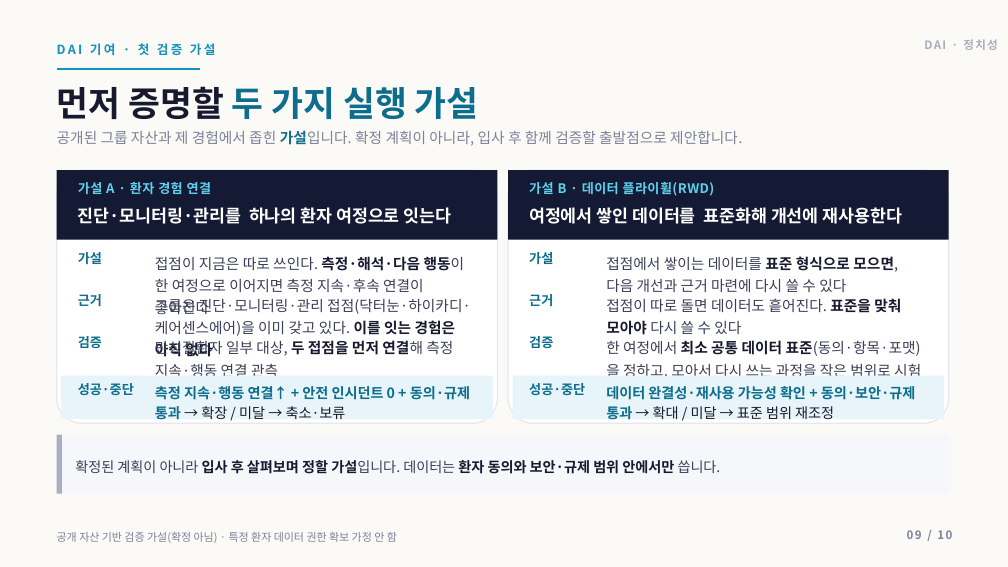
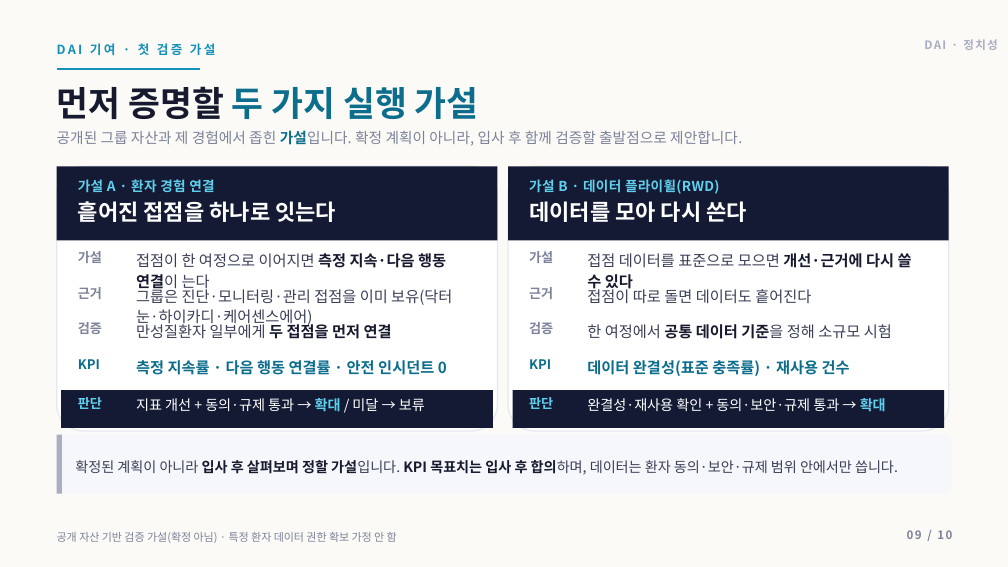
Before and after one commit to insightjung27/dai-healthcare-pt-deck-2, a slide deck: slide 9 of 정치성_DAI_AI헬스케어플랫폼팀장_면접PT.pptx. Drawn at 1008x567 pixels with LibreOffice and Linux fonts; fonts in the diff are those of the drawing. Boxes give left, top, right and bottom in pixels: in the first picture for what was removed or moved away, otherwise in the second. Text is boxed around its words. In the diff, an @@ line names an element or a change of style, - is before the commit and + after.

```diff
--- a/정치성_DAI_AI헬스케어플랫폼팀장_면접PT.pptx
+++ b/정치성_DAI_AI헬스케어플랫폼팀장_면접PT.pptx
@@ rectangle: place and size @@
-rectangle at box(57, 170, 498, 240)
+rectangle at box(57, 166, 498, 240)
@@ rounded rectangle: place and size @@
-rounded rectangle at box(57, 170, 498, 423)
+rounded rectangle at box(57, 166, 498, 431)
@@ text at box(78, 179, 214, 192): size 12.5 to 13 pt, letter spacing 0.4 to 0.3 pt in "가설 A · 환자 경험 연결" @@
@@ rectangle: place and size @@
-rectangle at box(508, 170, 949, 240)
+rectangle at box(508, 166, 949, 240)
@@ rounded rectangle: place and size @@
-rounded rectangle at box(508, 170, 949, 423)
+rounded rectangle at box(508, 166, 949, 431)
@@ text at box(529, 179, 719, 194): size 12.5 to 13 pt, letter spacing 0.4 to 0.3 pt in "가설 B · 데이터 플라이휠(RWD)" @@
@@ text at box(78, 201, 336, 222): text changed; size 16.5 to 21 pt @@
-진단·모니터링·관리를 하나의 환자 여정으로 잇는다
+흩어진 접점을 하나로 잇는다
@@ text at box(529, 201, 747, 222): text changed; size 16.5 to 21 pt @@
-여정에서 쌓인 데이터를 표준화해 개선에 재사용한다
+데이터를 모아 다시 쓴다
@@ text at box(136, 253, 446, 292): text changed; size 14 to 14.5 pt @@
-접점이 지금은 따로 쓰인다. 측정·해석·다음 행동이 한 여정으로 이어지면 측정 지속·후속 연결이 좋아진다
+접점이 한 여정으로 이어지면 측정 지속·다음 행동 연결이 는다
@@ text at box(587, 251, 912, 292): text changed; size 14 to 14.5 pt @@
-접점에서 쌓이는 데이터를 표준 형식으로 모으면, 다음 개선과 근거 마련에 다시 쓸 수 있다
+접점 데이터를 표준으로 모으면 개선·근거에 다시 쓸 수 있다
@@ text "근거": place and size @@
-text "근거" at box(78, 294, 102, 307)
+text "근거" at box(78, 287, 102, 299)
@@ text at box(136, 287, 452, 327): text changed; size 14 to 14.5 pt @@
-그룹은 진단·모니터링·관리 접점(닥터눈·하이카디·케어센스에어)을 이미 갖고 있다. 이를 잇는 경험은 아직 없다
+그룹은 진단·모니터링·관리 접점을 이미 보유(닥터눈·하이카디·케어센스에어)
@@ text "근거": place and size @@
-text "근거" at box(529, 294, 553, 306)
+text "근거" at box(529, 287, 553, 299)
@@ text at box(587, 287, 811, 303): text changed; size 14 to 14.5 pt @@
-접점이 따로 돌면 데이터도 흩어진다. 표준을 맞춰 모아야 다시 쓸 수 있다
+접점이 따로 돌면 데이터도 흩어진다
@@ text "검증": place and size @@
-text "검증" at box(78, 336, 102, 348)
+text "검증" at box(78, 322, 102, 334)
@@ text at box(136, 322, 392, 339): text changed; size 14 to 14.5 pt @@
-만성질환자 일부 대상, 두 접점을 먼저 연결해 측정 지속·행동 연결 관측
+만성질환자 일부에게 두 접점을 먼저 연결
@@ text colour #0C6D8C to #7C8299 in 6 elements at box(78, 251, 102, 263), box(529, 251, 553, 263), box(78, 287, 102, 299), box(529, 287, 553, 299), box(78, 322, 102, 334), box(529, 322, 553, 334) @@
@@ text "검증": place and size @@
-text "검증" at box(529, 336, 553, 348)
+text "검증" at box(529, 322, 553, 334)
@@ text at box(587, 324, 892, 339): text changed; size 14 to 14.5 pt @@
-한 여정에서 최소 공통 데이터 표준(동의·항목·포맷)을 정하고, 모아서 다시 쓰는 과정을 작은 범위로 시험
+한 여정에서 공통 데이터 기준을 정해 소규모 시험
@@ text added at box(78, 359, 100, 369), 12.5 pt, text #0C6D8C, bold @@
+KPI
@@ text added at box(529, 359, 551, 369), 12.5 pt, text #0C6D8C, bold @@
+KPI
@@ text at box(136, 360, 447, 375): text changed; size 13.5 to 14.5 pt @@
-측정 지속·행동 연결↑ + 안전 인시던트 0 + 동의·규제 통과 → 확장 / 미달 → 축소·보류
+측정 지속률 · 다음 행동 연결률 · 안전 인시던트 0
@@ text added at box(587, 360, 850, 376), 14.5 pt, text #0C6D8C, bold @@
+데이터 완결성(표준 충족률) · 재사용 건수
@@ rectangle: place and size @@
-rectangle at box(61, 376, 493, 419)
+rectangle at box(61, 390, 493, 428)
@@ rectangle at box(61, 390, 493, 428): fill #E7F4F9 to #141A33 @@
@@ text at box(78, 397, 102, 409): text changed; text colour #0C6D8C to #5FD0EE @@
-성공·중단
+판단
@@ text added at box(136, 398, 425, 412), 13.5 pt, text #FFFFFF @@
+지표 개선 + 동의·규제 통과 → 확대 / 미달 → 보류
@@ rectangle at box(513, 390, 944, 428): fill #E7F4F9 to #141A33 @@
@@ rectangle: place and size @@
-rectangle at box(513, 376, 944, 419)
+rectangle at box(513, 390, 944, 428)
@@ text at box(529, 397, 553, 409): text changed; text colour #0C6D8C to #5FD0EE @@
-성공·중단
+판단
@@ text at box(587, 398, 886, 412): text changed; text colour #0C6D8C to #FFFFFF; bold off @@
-데이터 완결성·재사용 가능성 확인 + 동의·보안·규제 통과 → 확대 / 미달 → 표준 범위 재조정
+완결성·재사용 확인 + 동의·보안·규제 통과 → 확대
@@ rounded rectangle "확정된 계획이 아니라 입사 후 ...": place and size @@
-rounded rectangle "확정된 계획이 아니라 입사 후 ..." at box(75, 460, 721, 474)
+rounded rectangle "확정된 계획이 아니라 입사 후 ..." at box(57, 435, 951, 494)
@@ text in rounded rectangle at box(75, 460, 898, 475): text changed; text colour #171A2E to #3A3F57; bold off @@
-확정된 계획이 아니라 입사 후 살펴보며 정할 가설입니다. 데이터는 환자 동의와 보안·규제 범위 안에서만 씁니다.
+확정된 계획이 아니라 입사 후 살펴보며 정할 가설입니다. KPI 목표치는 입사 후 합의하며, 데이터는 환자 동의·보안·규제 범위 안에서만 씁니다.
```
Also in this commit, not shown: 1 other slide changed, 3 other files.
